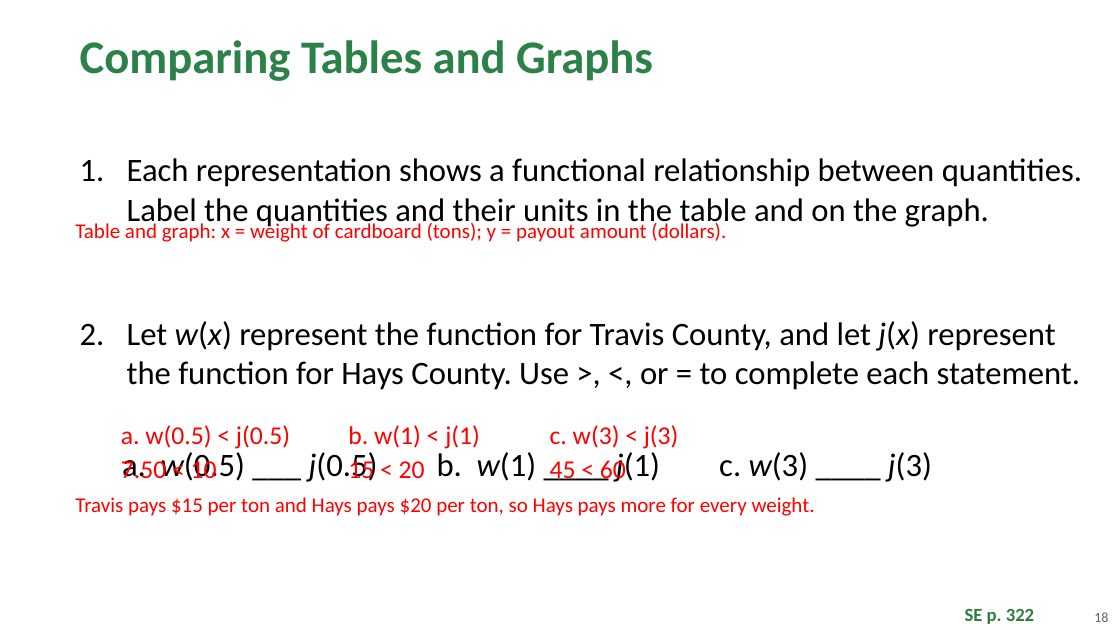
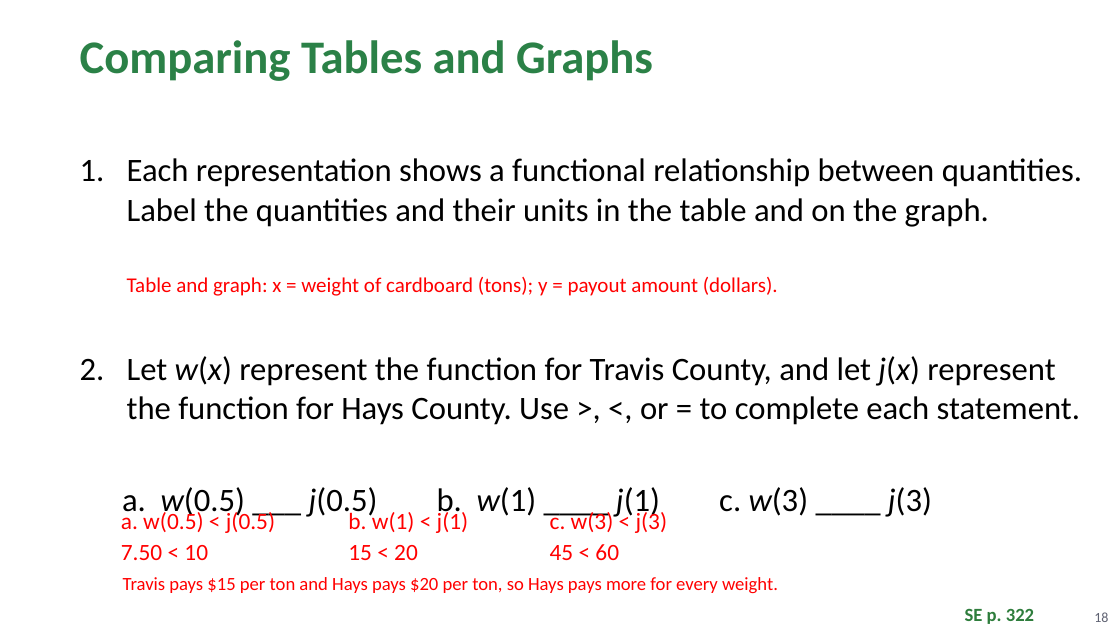
Before and after one commit to Apolloat2022/Algebra1M2U1L4, a slide deck: slide 18 of Module 2 topic 2/BLMathematics_AlgI_M2_T2_L4_LessonSlides_ENG_with_answers.pptx. Drawn at 1120x630 pixels with LibreOffice and Linux fonts; fonts in the diff are those of the drawing; background and template pictures are left out. Boxes give left, top, right and bottom in pixels: in the first picture for what was removed or moved away, otherwise in the second. Text is boxed around its words. In the diff, an @@ line names an element or a change of style, - is before the commit and + after.

```diff
--- a/Module 2 topic 2/BLMathematics_AlgI_M2_T2_L4_LessonSlides_ENG_with_answers.pptx
+++ b/Module 2 topic 2/BLMathematics_AlgI_M2_T2_L4_LessonSlides_ENG_with_answers.pptx
@@ text at (x1=122, y1=158, x2=1082, y2=519): more space between paragraphs @@
@@ text "Table and graph: x = ..." moved from (x1=75, y1=221, x2=726, y2=242) to (x1=127, y1=277, x2=778, y2=296) @@
@@ text "a. w(0.5) < j(0.5)" moved from (x1=121, y1=425, x2=290, y2=480) to (x1=121, y1=509, x2=275, y2=560) @@
@@ size 22 to 20 pt in 3 elements at (x1=121, y1=509, x2=275, y2=560), (x1=550, y1=509, x2=668, y2=560), (x1=348, y1=509, x2=469, y2=560) @@
@@ text "b. w(1) < j(1)" moved from (x1=348, y1=425, x2=480, y2=481) to (x1=348, y1=509, x2=469, y2=560) @@
@@ text "c. w(3) < j(3)" moved from (x1=550, y1=425, x2=679, y2=482) to (x1=550, y1=509, x2=668, y2=560) @@
@@ text "Travis pays $15 per ton ..." moved from (x1=75, y1=497, x2=815, y2=516) to (x1=123, y1=577, x2=778, y2=594) @@
@@ text "Travis pays $15 per ton ..." at (x1=123, y1=577, x2=778, y2=594): size 18 to 16 pt @@
```
Also in this commit, not shown: 6 other slides changed, 4 other files.
